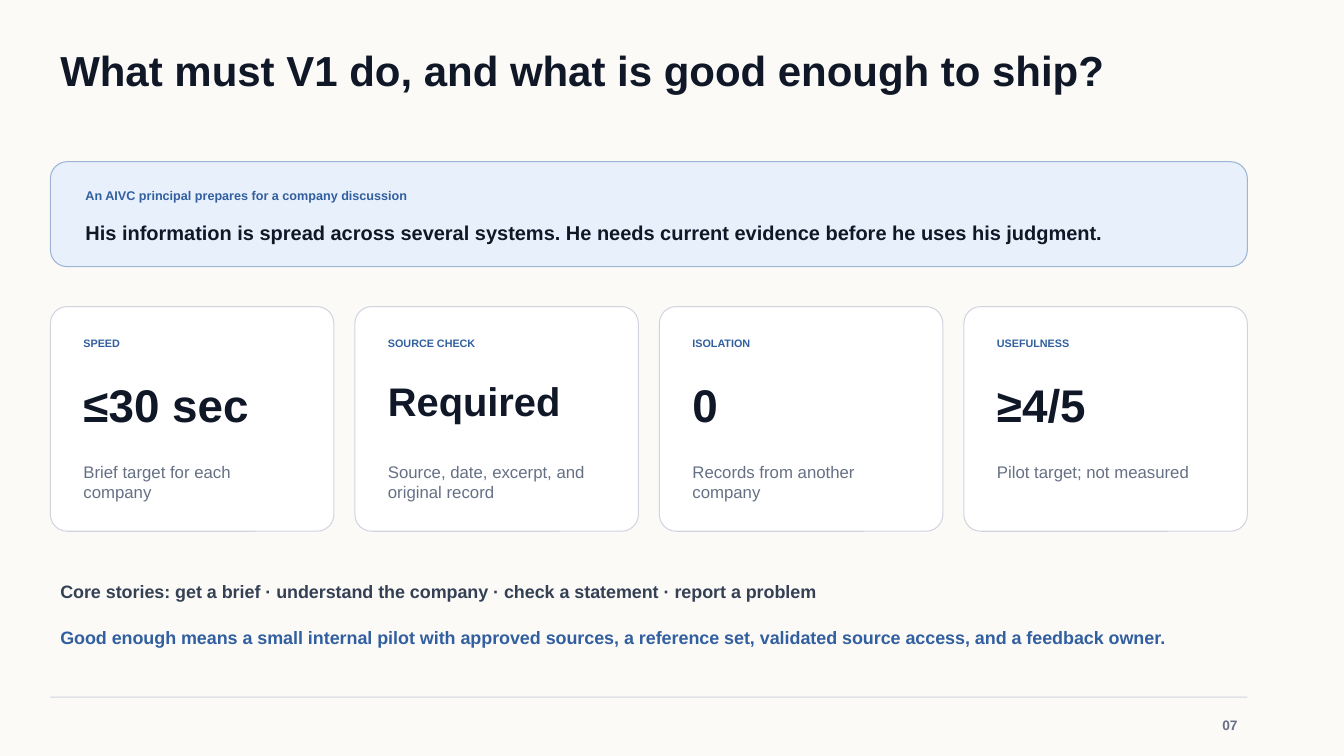
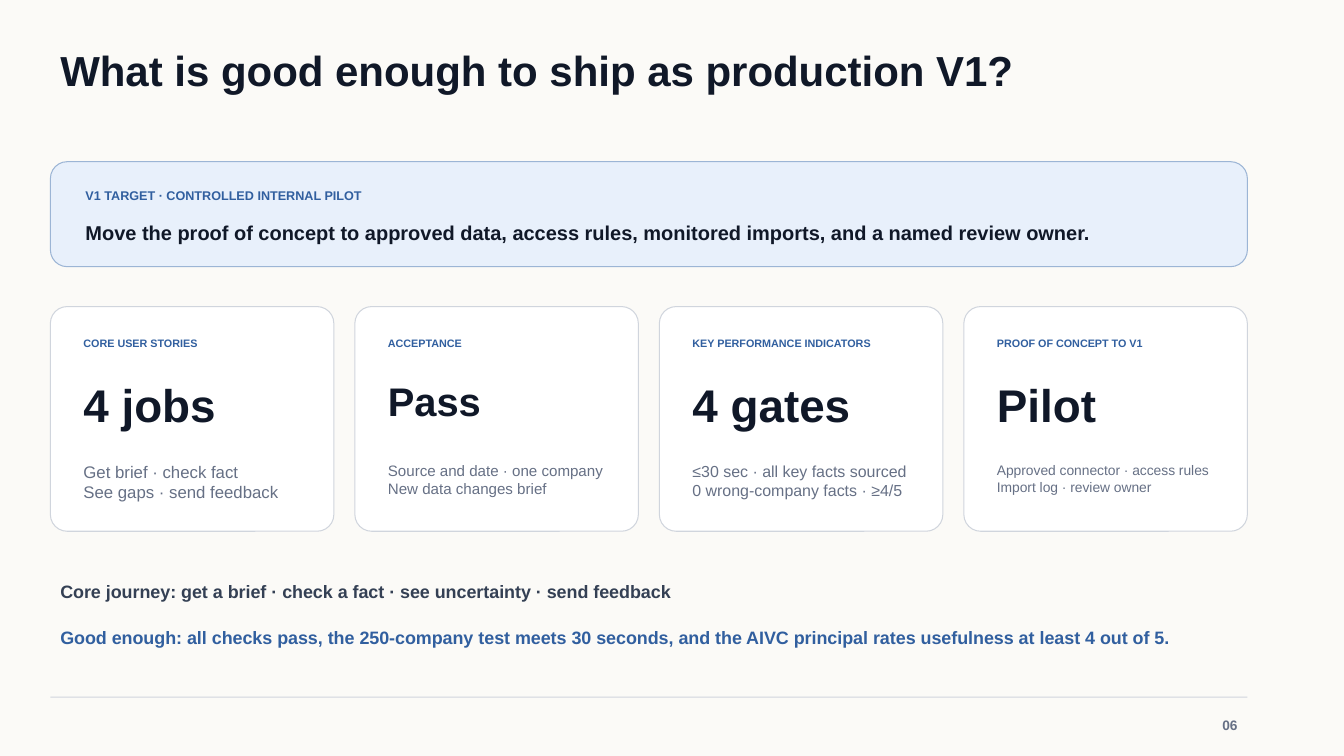
Before and after one commit to osuthorpe/LENS-POC, a slide deck: slide 6 of docs/AVIC-Portfolio-Intelligence-Brief.pptx (slide 7 before the commit). Drawn at 1344x756 pixels with LibreOffice and Linux fonts; fonts in the diff are those of the drawing. Boxes give left, top, right and bottom in pixels: in the first picture for what was removed or moved away, otherwise in the second. Text is boxed around its words. In the diff, an @@ line names an element or a change of style, - is before the commit and + after.

Commit message:
Combine the PRD slides for production V1

```diff
--- a/docs/AVIC-Portfolio-Intelligence-Brief.pptx
+++ b/docs/AVIC-Portfolio-Intelligence-Brief.pptx
@@ text at (60, 55, 1013, 95): text changed @@
-What must V1 do, and what is good enough to ship?
+What is good enough to ship as production V1?
@@ text at (85, 191, 362, 200): text changed @@
-An AIVC principal prepares for a company discussion
+V1 TARGET · CONTROLLED INTERNAL PILOT
@@ text at (85, 225, 1089, 244): text changed @@
-His information is spread across several systems. He needs current evidence before he uses his judgment.
+Move the proof of concept to approved data, access rules, monitored imports, and a named review owner.
@@ text at (83, 339, 197, 347): text changed @@
-SPEED
+CORE USER STORIES
@@ text at (388, 339, 462, 347): text changed @@
-SOURCE CHECK
+ACCEPTANCE
@@ text at (692, 339, 871, 347): text changed @@
-ISOLATION
+KEY PERFORMANCE INDICATORS
@@ text at (997, 339, 1142, 347): text changed @@
-USEFULNESS
+PROOF OF CONCEPT TO V1
@@ text at (83, 388, 216, 431): text changed @@
-≤30 sec
+4 jobs
@@ text at (388, 388, 481, 417): text changed @@
-Required
+Pass
@@ text at (997, 388, 1096, 423): text changed @@
-≥4/5
+Pilot
@@ text at (692, 390, 851, 431): text changed @@
-0
+4 gates
@@ text at (83, 466, 278, 502): text changed @@
-Brief target for each company
+Get brief · check fact
+See gaps · send feedback
@@ text at (388, 465, 603, 497): text changed; size 12 to 10.8 pt @@
-Source, date, excerpt, and original record
+Source and date · one company
+New data changes brief
@@ text at (692, 465, 907, 500): text changed; size 12 to 11.4 pt @@
-Records from another company
+≤30 sec · all key facts sourced
+0 wrong-company facts · ≥4/5
@@ text at (997, 465, 1209, 495): text changed; size 12 to 9.9 pt @@
-Pilot target; not measured
+Approved connector · access rules
+Import log · review owner
@@ text at (60, 585, 670, 602): text changed @@
-Core stories: get a brief · understand the company · check a statement · report a problem
+Core journey: get a brief · check a fact · see uncertainty · send feedback
@@ text at (60, 631, 1169, 648): text changed @@
-Good enough means a small internal pilot with approved sources, a reference set, validated source access, and a feedback owner.
+Good enough: all checks pass, the 250-company test meets 30 seconds, and the AIVC principal rates usefulness at least 4 out of 5.
@@ text at (1222, 720, 1237, 730): text changed @@
-07
+06
```
Also in this commit, not shown: 2 other slides changed, 1 slide removed.
